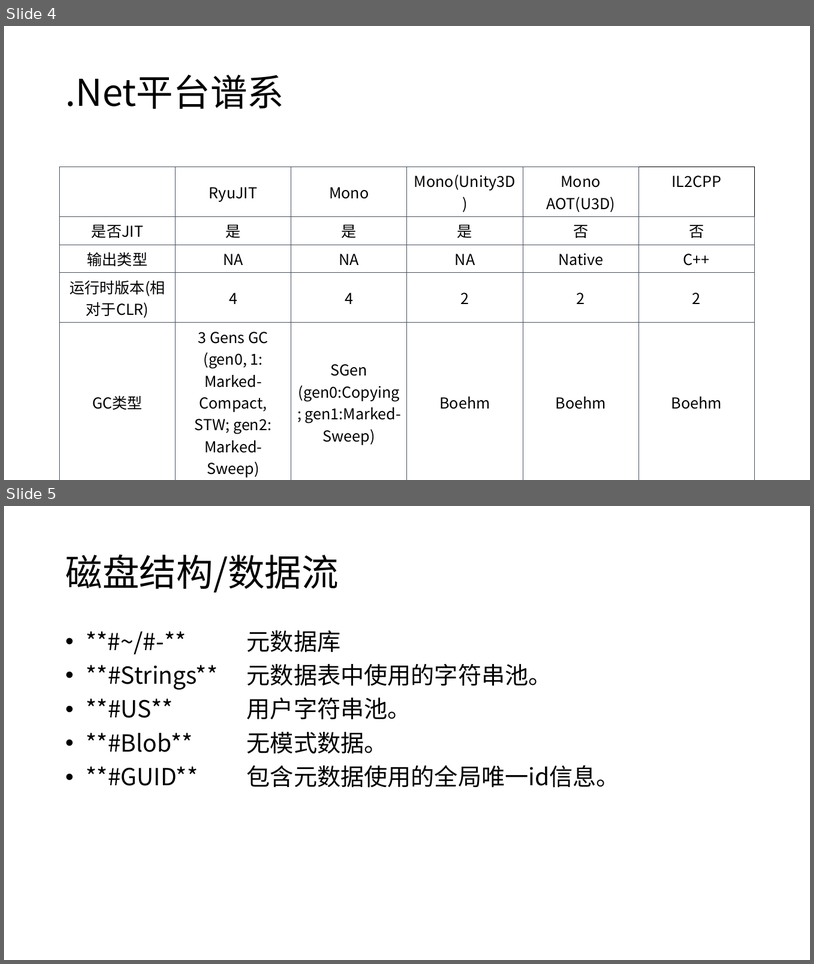
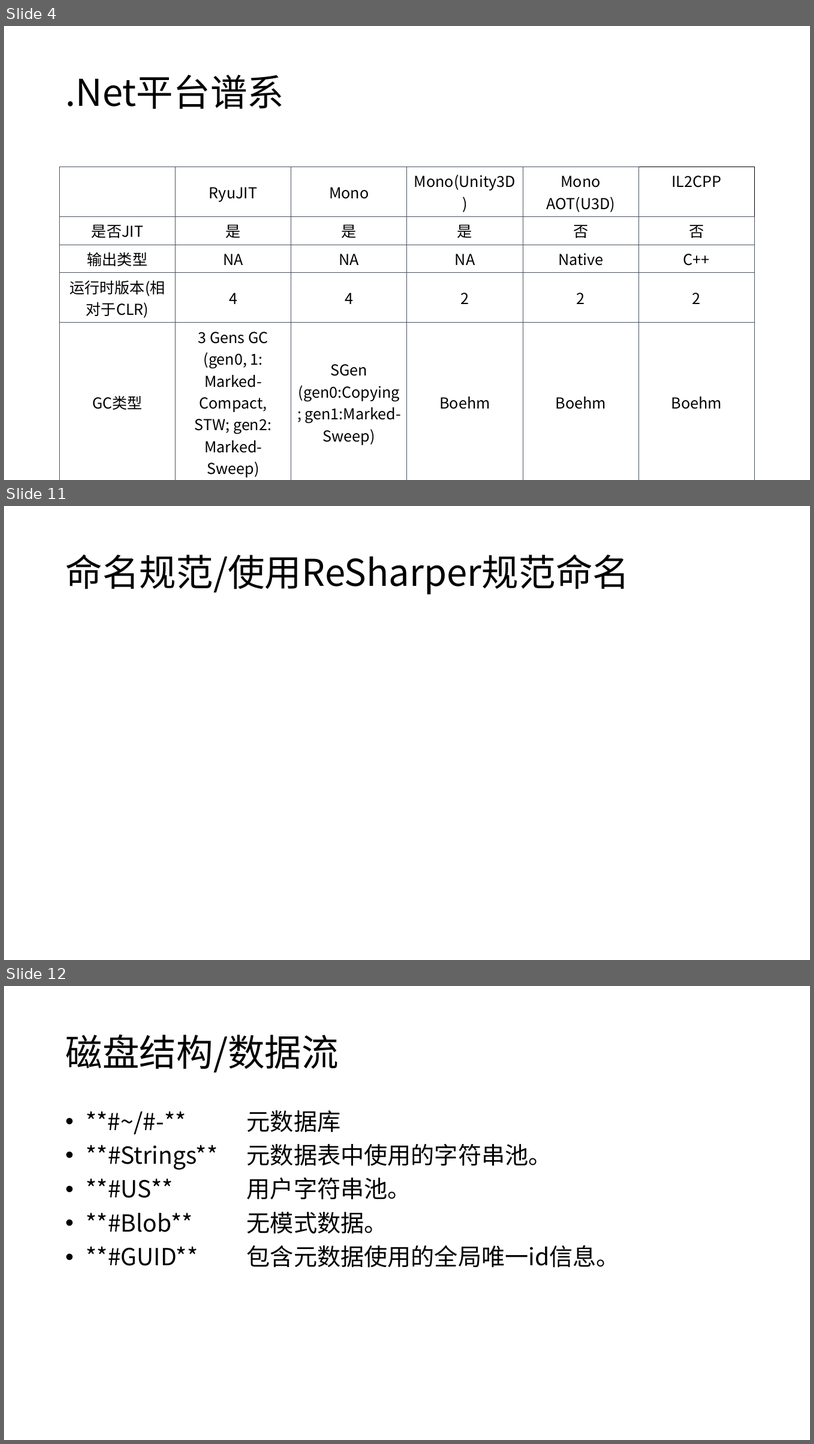
Before and after one commit to snakealpha/DotNetSession, a slide deck: pptx.pptx.pptx. Shown one above the other, each under a label of ours: slides 4 and 5 before the commit, slides 4, 11 and 12 after it; the slides between them are not shown. The pictures are 814x964 and 814x1444 pixels, drawn with LibreOffice and Linux fonts; fonts in the diff are those of the drawing. Boxes give left, top, right and bottom in pixels: in the first picture for what was removed or moved away, otherwise in the second. Text is boxed around its words. In the diff, an @@ line names an element or a change of style, - is before the commit and + after.

```diff
--- a/pptx.pptx.pptx
+++ b/pptx.pptx.pptx
@@ slide 11 added at <box>4,506,810,960</box>, background #FFFFFF @@
@@ title added at <box>65,554,630,594</box>, 44 pt, text #000000 @@
+命名规范/使用ReSharper规范命名
@@ what was slide 5 is now slide 12 @@
```
Also in this commit, not shown: 6 other slides added.
